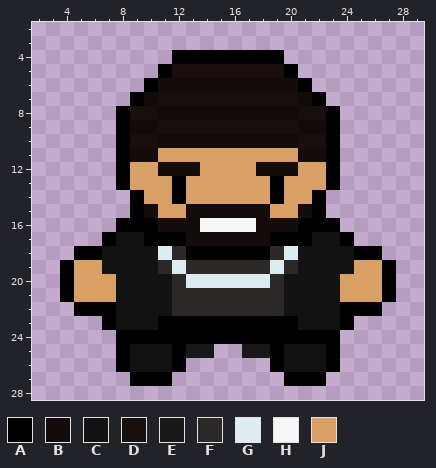
File history of a pixel-art file, Aseprite WIP/enemies/drake.aseprite. That is the earlier state.
32x32 pixels, 1 frame. Colours within 5 levels of each other are drawn and written as one. Shown: x 2..29, y 2..28.
Palette (. is transparent): A #000000  B #130c0b  C #131212  D #19100e  E #181818  F #2c2828  G #ddebf3  H #f6f6f6  J #d9a066
Pixels before, first column x 4:
 4 ........AAAAAAAA........
 5 .......ADDDDDDDDA.......
 6 ......ABBBBBBBBBBA......
 7 .....ABDDDDDDDDDDBA.....
 8 ....ADDBBBBBBBBBBDDA....
 9 ....ABBDDDDDDDDDDBBA....
10 ....ADDBBBBBBBBBBDDA....
11 ....ABBJJJJJJJJJJBBA....
12 ....AJJBBBJJJJBBBJJA....
13 ....AJJJAJJJJJJAJJJA....
14 .....AJJAJJJJJJAJJA.....
15 .....ABJJBBBBBBJJBA.....
16 ....AAABBBHHHHBBBAAA....
17 ...ACCAAABBBBBBAAACCA...
18 .AACCCCGFAAAAAAFGCCCCAA.
19 AJJCCCCFGFFFFFFGFCCCCJJA
20 AJJJCCCCFGGGGGGFCCCCJJJA
21 AJJJCCCCFFFFFFFFCCCCJJJA
22 .AAACCCCFFFFFFFFCCCCAAA.
23 ...ACCCAAAAAAAAAACCCA...
24 ....AAAAAAAAAAAAAAAA....
25 ....ACCCAEE..EEACCCA....
26 ....ACCCA......ACCCA....
27 .....AAA........AAA.....
The same view after the edit:
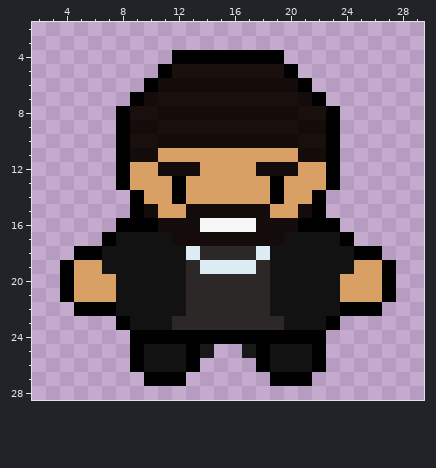
Edits made:
y 17: x 10..12 AAA -> CCB; x 19..21 AAA -> BCC
y 18: x 11..20 GFAAAAAAFG -> CCGFFFFGCC
y 19: x 11..12 FG -> CC; x 14..17 FFFF -> GGGG; x 19..20 GF -> CC
y 20: x 12..19 FGGGGGGF -> CFFFFFFC
y 21..22: x 12 F -> C; x 19 F -> C
y 23: x 7..8 AC -> .A; x 11..20 AAAAAAAAAA -> CFFFFFFFFC; x 23..24 CA -> A.
y 24: x 8 A -> .; x 23 A -> .
y 25: x 8..9 AC -> .A; x 12..13 AE -> CA; x 18..19 EA -> AC; x 22..23 CA -> A.
y 26: x 8..9 AC -> .A; x 12..13 A. -> CA; x 18..19 .A -> AC; x 22..23 CA -> A.
y 27: x 9 A -> .; x 12 . -> A; x 19 . -> A; x 22 A -> .
Where, in picture pixels (left, top, right, bottom), the same in both pictures:
changed: (102, 232, 354, 386)
